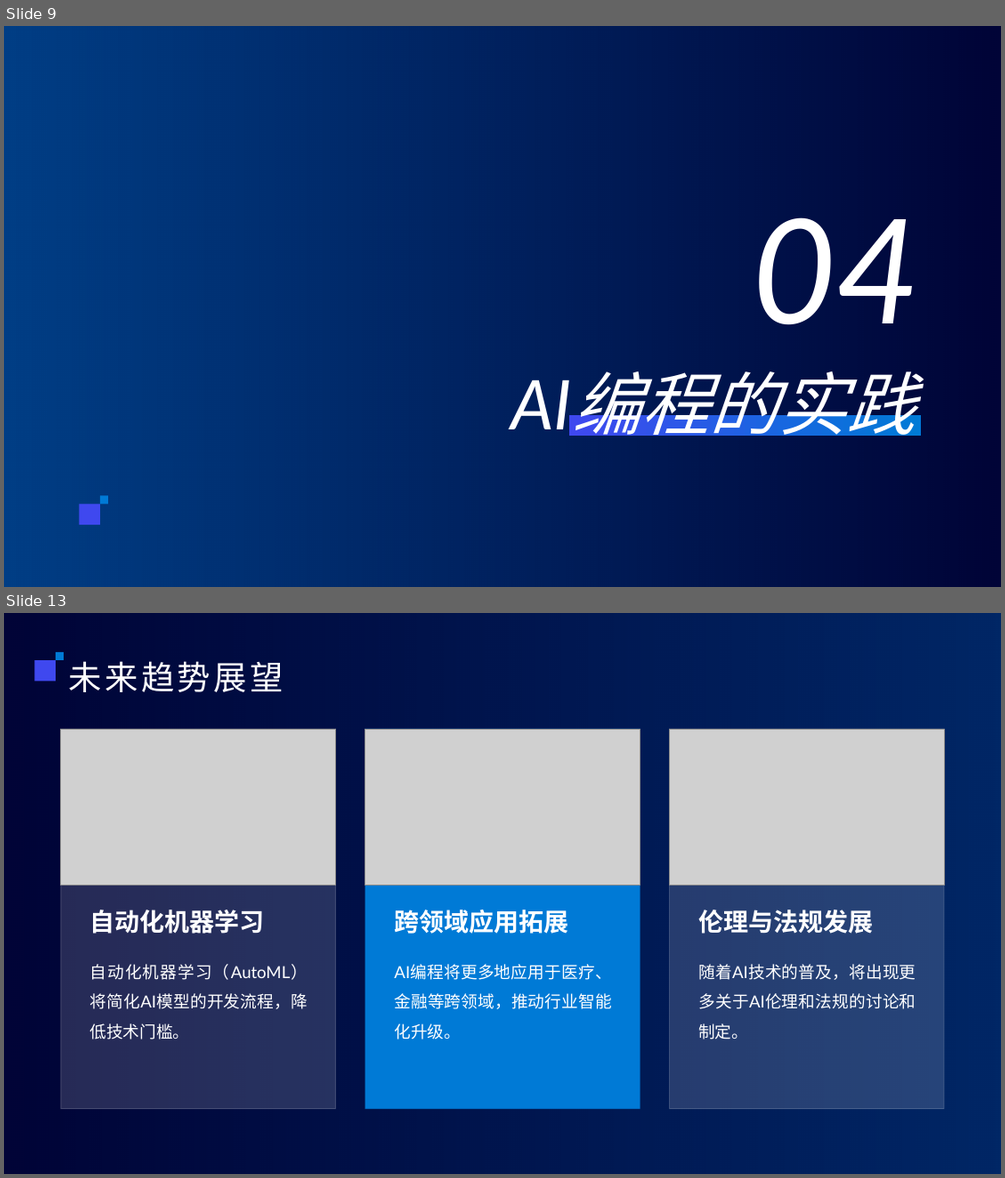
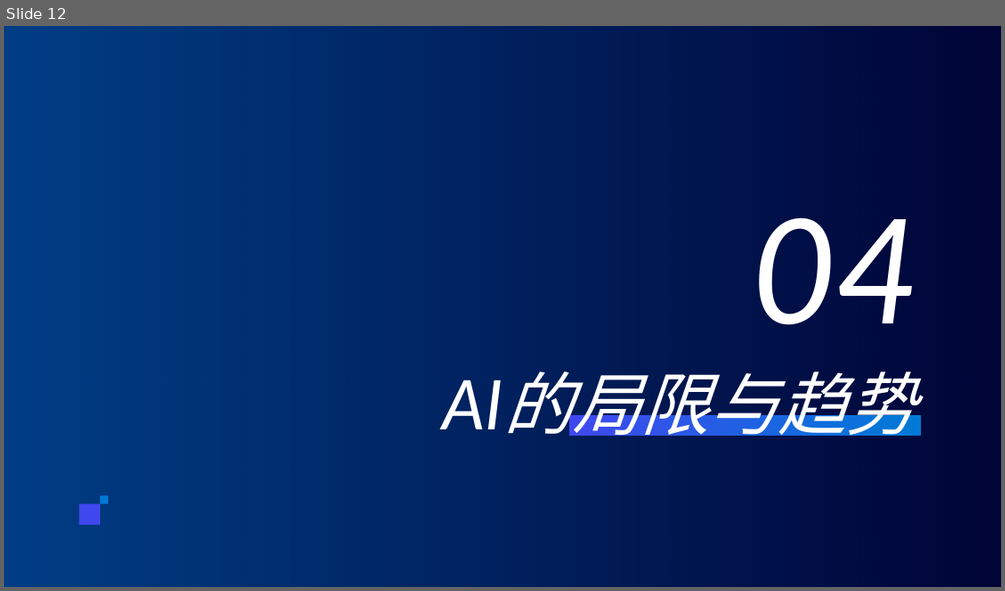
Before and after one commit to qq986063761/study, a slide deck: 分享/aiCode/ppt/AI编程.pptx. Shown one above the other, each under a label of ours: slides 9 and 13 before the commit, slide 12 after it; the slides between them are not shown. The pictures are 1005x1178 and 1005x591 pixels, drawn with LibreOffice and Linux fonts; fonts in the diff are those of the drawing; grey boxes stand for pictures; background and template pictures are left out. Boxes give left, top, right and bottom in pixels: in the first picture for what was removed or moved away, otherwise in the second. Text is boxed around its words. In the diff, an @@ line names an element or a change of style, - is before the commit and + after.

```diff
--- a/分享/aiCode/ppt/AI编程.pptx
+++ b/分享/aiCode/ppt/AI编程.pptx
@@ slide 13 removed at (x1=4, y1=613, x2=1001, y2=1174), background picture (left out) @@
@@ rectangle removed at (x1=4, y1=613, x2=1001, y2=1174) @@
@@ rectangle removed at (x1=34, y1=660, x2=56, y2=681) @@
@@ rectangle removed at (x1=56, y1=652, x2=64, y2=660) @@
@@ title removed at (x1=68, y1=661, x2=283, y2=692) @@
-未来趋势展望
@@ rectangle removed at (x1=61, y1=729, x2=335, y2=1109) @@
@@ picture removed at (x1=61, y1=729, x2=335, y2=884) @@
@@ rectangle removed at (x1=365, y1=729, x2=639, y2=1109) @@
@@ picture removed at (x1=365, y1=729, x2=639, y2=884) @@
@@ rectangle removed at (x1=670, y1=729, x2=944, y2=1109) @@
@@ picture removed at (x1=670, y1=729, x2=944, y2=884) @@
@@ text removed at (x1=90, y1=909, x2=265, y2=933) @@
-自动化机器学习
@@ text removed at (x1=395, y1=909, x2=569, y2=933) @@
-跨领域应用拓展
@@ text removed at (x1=698, y1=909, x2=873, y2=933) @@
-伦理与法规发展
@@ text removed at (x1=90, y1=964, x2=308, y2=1039) @@
-自动化机器学习（AutoML）将简化AI模型的开发流程，降低技术门槛。
@@ text removed at (x1=394, y1=964, x2=611, y2=1039) @@
-AI编程将更多地应用于医疗、金融等跨领域，推动行业智能化升级。
@@ text removed at (x1=698, y1=964, x2=915, y2=1039) @@
-随着AI技术的普及，将出现更多关于AI伦理和法规的讨论和制定。
@@ what was slide 9 is now slide 12 @@
@@ slide 12 changed as well @@
@@ title at (x1=393, y1=344, x2=921, y2=459): text changed @@
-AI编程的实践
+AI的局限与趋势
```
Also in this commit, not shown: 5 other slides changed, 10 slides added, 7 other slides removed, 5 other files.
